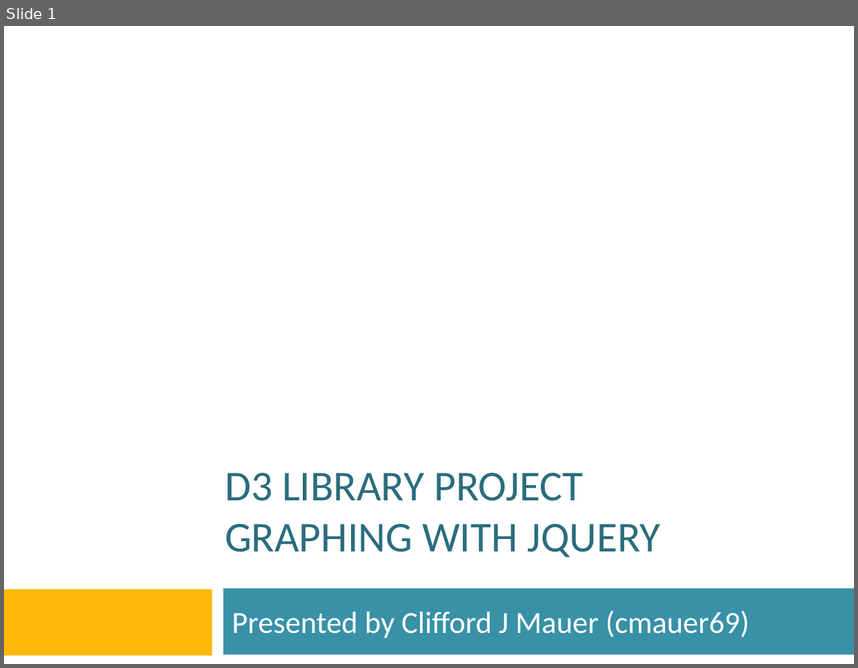
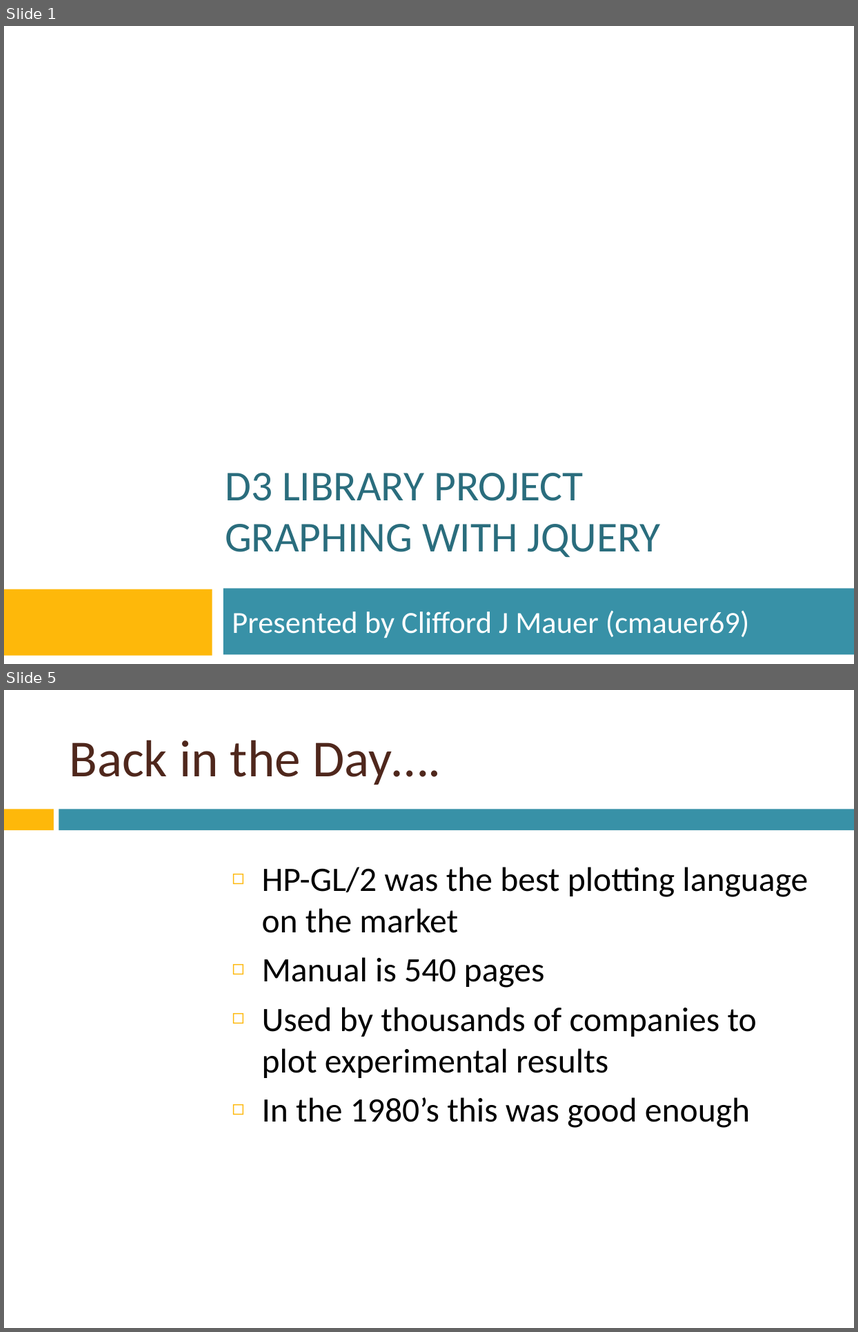
Before and after one commit to htc-ccis2591/js-library-project, a slide deck: D3-Library-project.pptx. Shown one above the other, each under a label of ours: slide 1 before the commit, slides 1 and 5 after it; the slides between them are not shown. The pictures are 858x668 and 858x1332 pixels, drawn with LibreOffice and Linux fonts; fonts in the diff are those of the drawing; background and template pictures are left out. Boxes give left, top, right and bottom in pixels: in the first picture for what was removed or moved away, otherwise in the second. Text is boxed around its words. In the diff, an @@ line names an element or a change of style, - is before the commit and + after.

```diff
--- a/D3-Library-project.pptx
+++ b/D3-Library-project.pptx
@@ slide 5 added at (4, 690, 854, 1328), background picture (left out) @@
@@ title added at (69, 740, 441, 785), 44 pt, text #4F271C @@
+Back in the Day….
@@ rectangle added at (4, 809, 53, 830), fill #FEB80A @@
@@ rectangle added at (59, 809, 854, 830), fill #3891A7 @@
@@ text added at (262, 867, 808, 1127), 29 pt, text #000000 @@
+◻ HP-GL/2 was the best plotting language on the market
+◻ Manual is 540 pages
+◻ Used by thousands of companies to plot experimental results
+◻ In the 1980’s this was good enough
```
Also in this commit, not shown: 3 slides changed, 15 other slides added, 16 slides removed.
